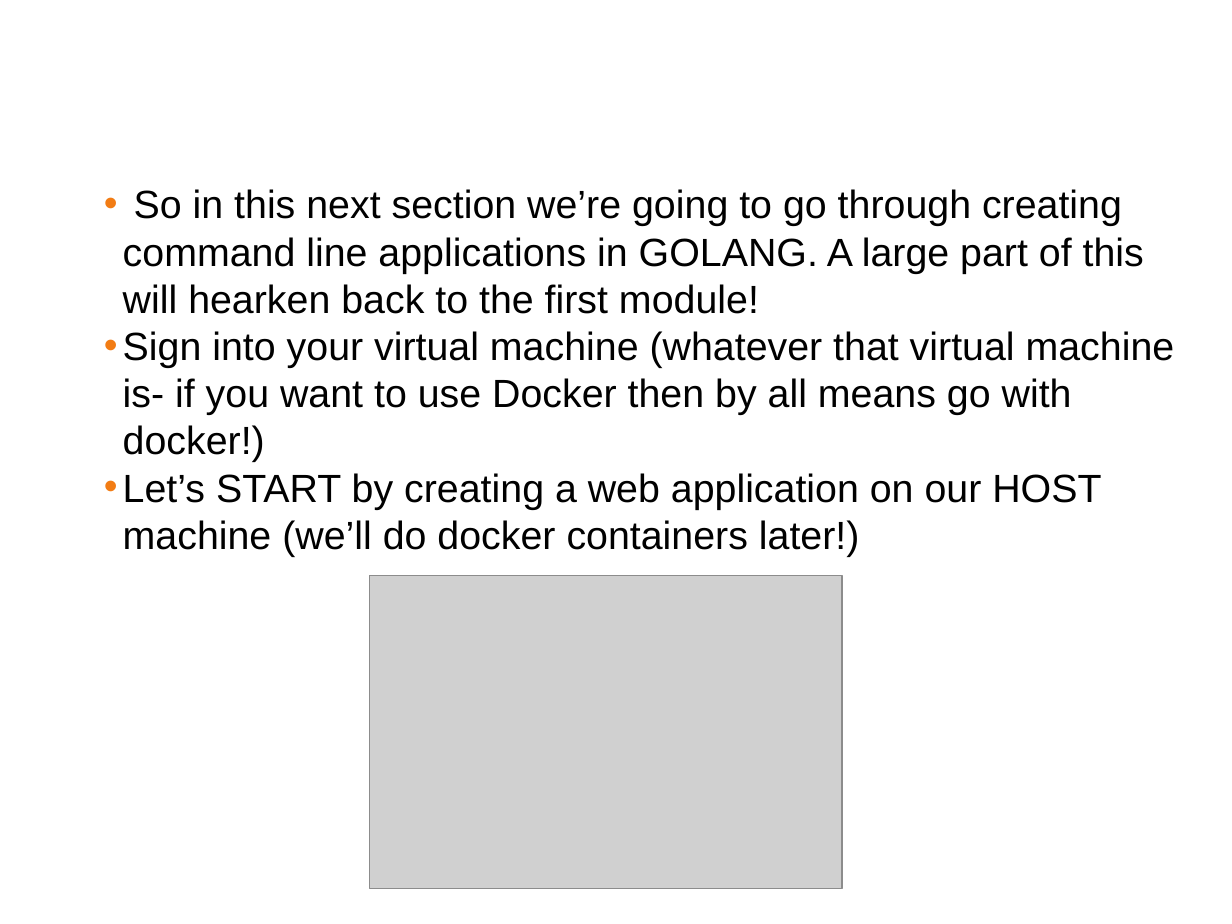
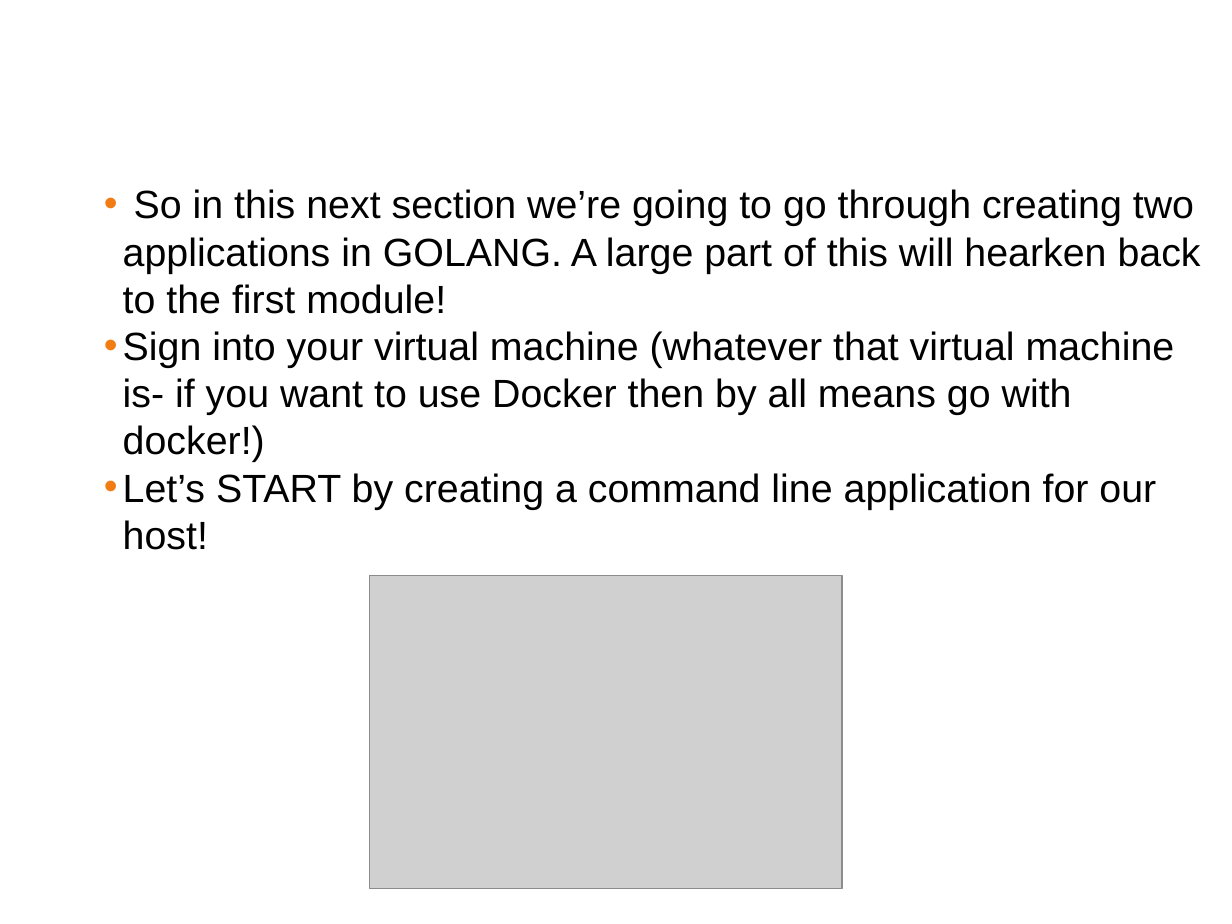
Before and after one commit to ferninphilly/golang_vmware, a slide deck: slide 6 of Module_5/presentations/module_5_presentation.pptx. Drawn at 1232x924 pixels with LibreOffice and Linux fonts; fonts in the diff are those of the drawing; grey boxes stand for pictures; background and template pictures are left out. Boxes give left, top, right and bottom in pixels: in the first picture for what was removed or moved away, otherwise in the second. Text is boxed around its words. In the diff, an @@ line names an element or a change of style, - is before the commit and + after.

Commit message:
Updated Module 5

```diff
--- a/Module_5/presentations/module_5_presentation.pptx
+++ b/Module_5/presentations/module_5_presentation.pptx
@@ text at bbox=[123, 189, 1201, 314]: text changed @@
-  • So in this next section we’re going to go through creating command line applications in GOLANG. A large part of this will hearken back to the first module!
+  • So in this next section we’re going to go through creating two applications in GOLANG. A large part of this will hearken back to the first module!
@@ text at bbox=[123, 473, 1156, 550]: text changed @@
-  • Let’s START by creating a web application on our HOST machine (we’ll do docker containers later!)
+  • Let’s START by creating a command line application for our host!
```
Also in this commit, not shown: 7 slides added, 1 slide removed, 1 other file.
